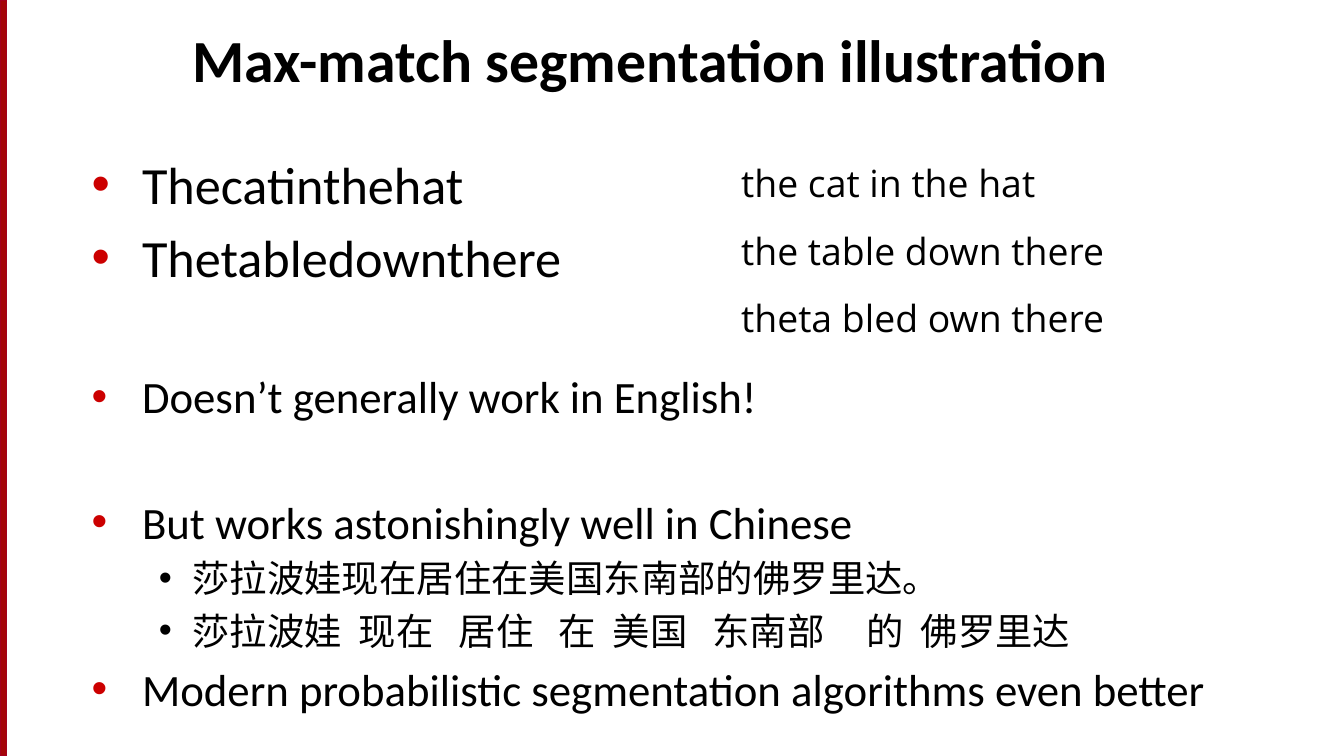
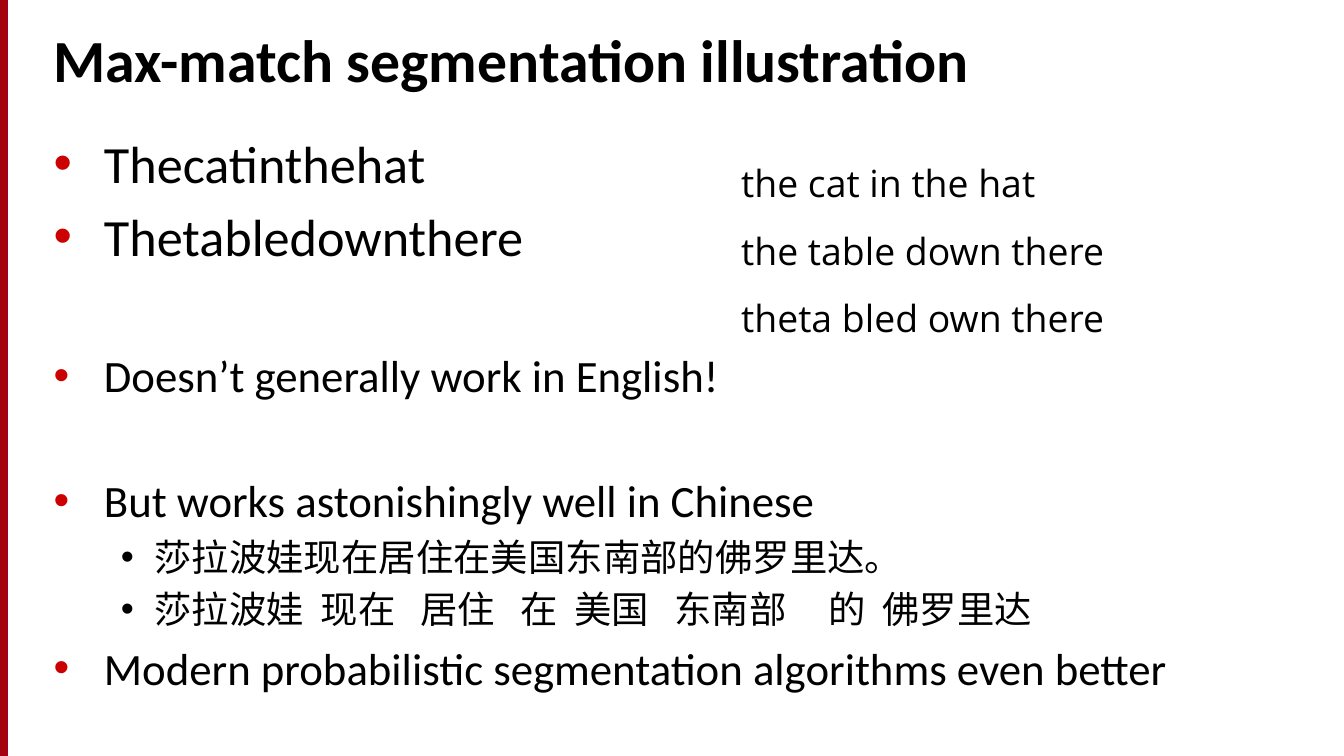
Before and after one commit to motazsaad/NLP-ICTS6361, a slide deck: slide 27 of textbooks/Speech and Language Processing/chapters/2_TextProc.pptx. Drawn at 1344x756 pixels with LibreOffice and Linux fonts; fonts in the diff are those of the drawing. Boxes give left, top, right and bottom in pixels: in the first picture for what was removed or moved away, otherwise in the second. Text is boxed around its words. In the diff, an @@ line names an element or a change of style, - is before the commit and + after.

```diff
--- a/textbooks/Speech and Language Processing/chapters/2_TextProc.pptx
+++ b/textbooks/Speech and Language Processing/chapters/2_TextProc.pptx
@@ text "Max-match segmentation illustration": place and size @@
-text "Max-match segmentation illustration" at (192, 40, 1108, 92)
+text "Max-match segmentation illustration" at (53, 40, 969, 92)
@@ text "Thecatinthehat": place and size @@
-text "Thecatinthehat" at (142, 167, 1204, 714)
+text "Thecatinthehat" at (104, 146, 1166, 693)
```
Also in this commit, not shown: 18 other slides changed.
